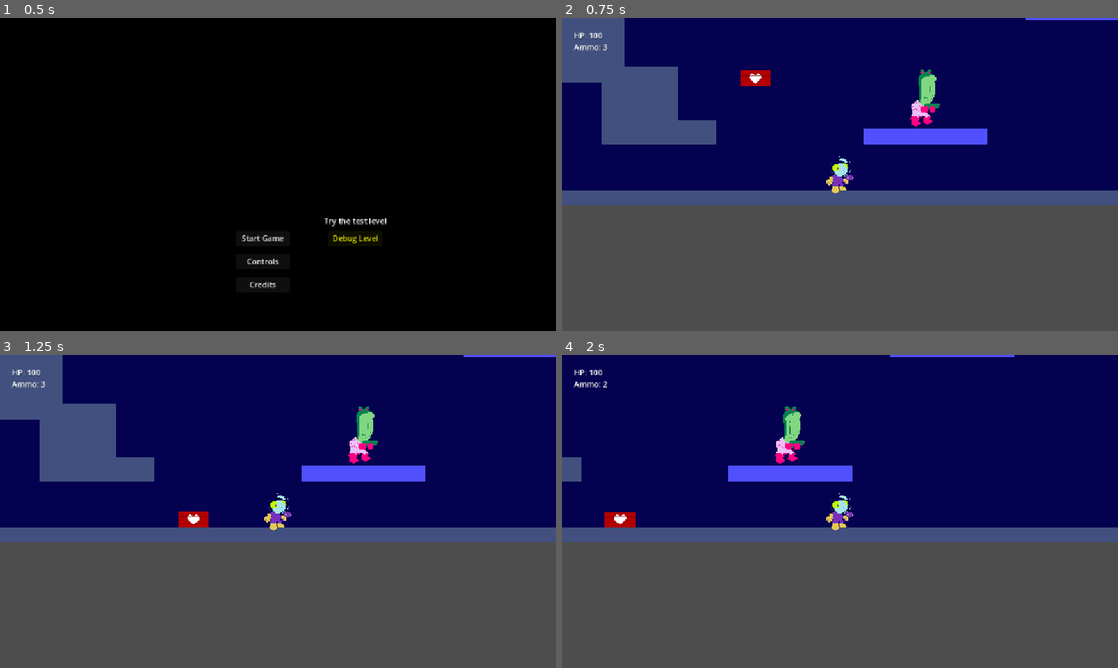
Above: before the commit, frames 1-4 (two rows, left to right).
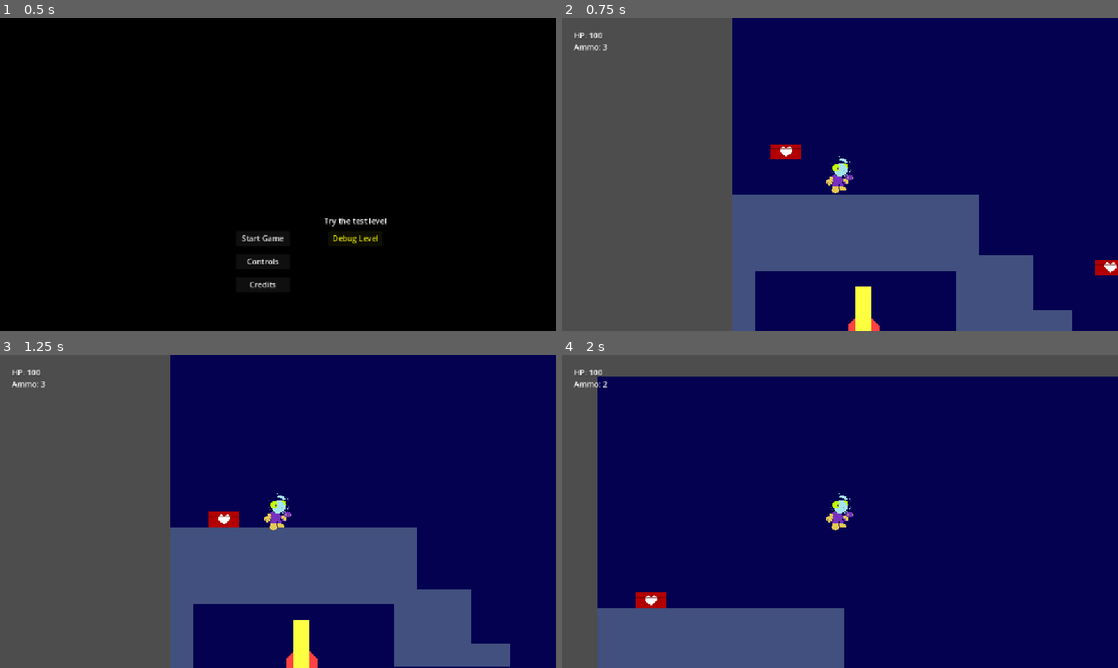
Above: after the commit, the same moments.

Repository: kv-mod3/FightClub-SpacePirates
Game: Godot game, scene res://levels/title_menu.tscn
Same seed, same stepped clock (60 frames per second), same inputs: the game is played once before the commit and once after it.
Inputs:
- Up to frame 1 (0.5 s): no input
- Up to frame 2 (0.75 s): click "Debug Level" at 0.5 s
- Up to frame 3 (1.25 s): no input
- Up to frame 4 (2 s): tap Enter (shoot) at 1.25, 1.35 s; hold D (right) from 1.28 s (still down); tap Space (jump) at 1.52 s

Frame 1 is identical in both runs. In frame 2, 50% of the frame differs, in the area x 0-100%, y 0-100%; in frame 3, 50%; in frame 4, 54%.

Commit message:
checkpoint finished + health item works

Diff:
--- a/project-space-pirates/global_scripts/scene_manager.gd
+++ b/project-space-pirates/global_scripts/scene_manager.gd
@@ -2,4 +2,4 @@
 
 # NOTE: Used for managing scenes.
 
-var current_checkpoint: String
+var respawn_location: Vector2
--- a/project-space-pirates/levels/level_debug.tscn
+++ b/project-space-pirates/levels/level_debug.tscn
@@ -63,13 +63,23 @@
 [node name="HealthItem2" parent="Objects" instance=ExtResource("4_ppha6")]
 position = Vector2(-584, -200)
 
+[node name="HealthItem3" parent="Objects" instance=ExtResource("4_ppha6")]
+position = Vector2(-568, 32)
+
+[node name="HealthItem4" parent="Objects" instance=ExtResource("4_ppha6")]
+position = Vector2(-448, 32)
+
+[node name="HealthItem5" parent="Objects" instance=ExtResource("4_ppha6")]
+position = Vector2(864, -80)
+
 [node name="Door" parent="Objects" instance=ExtResource("5_y1fpr")]
 position = Vector2(-504, 0)
 
 [node name="PlayerPlatformer" parent="." instance=ExtResource("1_75gwh")]
-position = Vector2(-160, 24)
+position = Vector2(-528, -176)
 
 [node name="CheckpointArea" parent="." instance=ExtResource("7_mywi7")]
 position = Vector2(-432, -176)
 
-[connection signal="died" from="PlayerPlatformer" to="CheckpointArea" method="_on_player_platformer_died"]
+[node name="CheckpointArea2" parent="." instance=ExtResource("7_mywi7")]
+position = Vector2(168, 16)
--- a/project-space-pirates/objects/level_objects/checkpoint_area.gd
+++ b/project-space-pirates/objects/level_objects/checkpoint_area.gd
@@ -1,32 +1,16 @@
 extends Area2D
 
 
-@export var checkpoint_name: String
 var is_activated: bool = false
+
 
 # Called when the node enters the scene tree for the first time.
 func _ready() -> void:
 	pass # Replace with function body.
 
 
-# Called every frame. 'delta' is the elapsed time since the previous frame.
-func _process(delta: float) -> void:
-	pass
-
-
 func _on_body_entered(body: Node2D) -> void:
 	if body is Player and not is_activated:
 		is_activated = true
-		SceneManager.current_checkpoint = checkpoint_name
-		print("Saved at a checkpoint.")
-
-
-func _on_player_platformer_died() -> void:
-	# NOTE: Works, but is NOT an efficient method because the "died" signal is sent out to ALL checkpoints in scene.
-	if SceneManager.current_checkpoint == checkpoint_name:
-		# TODO: Needs some way to grab the Player body.
-		# Player.global_position = self.global_position
-
-		# Resets health and ammo.
-		PlayerVariables.health = 100
-		PlayerVariables.ammo = 3
+		SceneManager.respawn_location = $RespawnMarker.global_position
+		print("SceneManager: Saved respawn location at ", SceneManager.respawn_location)
--- a/project-space-pirates/objects/level_objects/checkpoint_area.tscn
+++ b/project-space-pirates/objects/level_objects/checkpoint_area.tscn
@@ -3,7 +3,7 @@
 [ext_resource type="Script" uid="uid://t3fwce4m2p4e" path="res://objects/level_objects/checkpoint_area.gd" id="1_8rryw"]
 
 [sub_resource type="RectangleShape2D" id="RectangleShape2D_dbl76"]
-size = Vector2(32, 64)
+size = Vector2(32, 128)
 
 [node name="CheckpointArea" type="Area2D"]
 collision_layer = 0
@@ -11,6 +11,10 @@
 script = ExtResource("1_8rryw")
 
 [node name="CollisionShape2D" type="CollisionShape2D" parent="."]
+position = Vector2(0, -32)
 shape = SubResource("RectangleShape2D_dbl76")
+debug_color = Color(0.138323, 0.646102, 0, 0.42)
+
+[node name="RespawnMarker" type="Marker2D" parent="."]
 
 [connection signal="body_entered" from="." to="." method="_on_body_entered"]
--- a/project-space-pirates/objects/pickup_items/health_item.gd
+++ b/project-space-pirates/objects/pickup_items/health_item.gd
@@ -8,3 +8,9 @@
 	if not is_on_floor():
 		velocity += get_gravity() * delta
 	move_and_slide()
+
+
+func _on_touch_area_body_entered(body: Node2D) -> void:
+	if body is Player:
+		body.restore_health(HEALTH)
+		queue_free()
--- a/project-space-pirates/objects/pickup_items/health_item.tscn
+++ b/project-space-pirates/objects/pickup_items/health_item.tscn
@@ -1,9 +1,12 @@
-[gd_scene load_steps=3 format=3 uid="uid://dej7s7gmiss13"]
+[gd_scene load_steps=4 format=3 uid="uid://dej7s7gmiss13"]
 
 [ext_resource type="Script" uid="uid://5c37xl6jpk3w" path="res://objects/pickup_items/health_item.gd" id="1_ssjt5"]
 
 [sub_resource type="RectangleShape2D" id="RectangleShape2D_nkiqf"]
 size = Vector2(32, 16)
+
+[sub_resource type="RectangleShape2D" id="RectangleShape2D_lsu5i"]
+size = Vector2(16, 16)
 
 [node name="HealthItem" type="CharacterBody2D"]
 collision_layer = 16
@@ -24,3 +27,13 @@
 points = PackedVector2Array(-16, -3, 16, -3)
 width = 1.0
 default_color = Color(0.4, 0, 0, 0.521569)
+
+[node name="TouchArea" type="Area2D" parent="."]
+collision_layer = 16
+collision_mask = 4
+
+[node name="CollisionShape2D" type="CollisionShape2D" parent="TouchArea"]
+shape = SubResource("RectangleShape2D_lsu5i")
+debug_color = Color(9.62615e-08, 0.639275, 0.366989, 0.42)
+
+[connection signal="body_entered" from="TouchArea" to="." method="_on_touch_area_body_entered"]
--- a/project-space-pirates/objects/player/PlayerPlatformer/player_platformer.gd
+++ b/project-space-pirates/objects/player/PlayerPlatformer/player_platformer.gd
@@ -2,8 +2,6 @@
 extends CharacterBody2D
 
 # INFO: This is the player with platformer controls.
-
-signal died
 
 @export var move_speed: float = 200.0
 @export var jump_velocity: float = -400.0
@@ -14,17 +12,22 @@
 func _ready() -> void:
 	# Grabs the health in player_variables and replaces the placeholder in string (and formats it into an floored int).
 	$CanvasLayer/HealthLabel.text = "HP: %d" % PlayerVariables.health
-
 	# Alternative with same result:
 	# $CanvasLayer/HealthLabel.text = "HP: " + str(int(PlayerVariables.health))
 
+	SceneManager.respawn_location = global_position
+	print("SceneManager: Set initial respawn point to ", SceneManager.respawn_location)
+
 
 func _physics_process(delta: float) -> void:
-	if is_dying == true:
-		return
+	if is_dying == true: # Locks Player controls (including gravity).
+		return #Do not run any further code if true.
+
 	# NOTE: Remove debug control below.
 	if Input.is_action_just_pressed("up"):
 		PlayerVariables.health = 0
+		take_damage(0)
+
 	# Add the gravity.
 	if not is_on_floor():
 		velocity += get_gravity() * delta
@@ -100,13 +103,14 @@
 	# TODO Add knockback function here.
 	if PlayerVariables.health <= 0 and not is_dying:
 		death()
-		print("Player is dying.")
+		print("Player is playing dying animations.")
 
 
 func restore_health(health) -> void:
 	# TODO: Add sound effects.
 	PlayerVariables.health += health
 	$CanvasLayer/HealthLabel.text = "HP: %d" % PlayerVariables.health
+	green_text_blink($CanvasLayer/HealthLabel)
 	print("Player HP restored by %d" % health)
 	print("Current Player HP: ", PlayerVariables.health)
 
@@ -137,10 +141,20 @@
 	await get_tree().create_timer(0.2).timeout
 	label.label_settings.font_color = Color(1, 1, 1) # White font color.
 
+
 func death() -> void:
 	is_dying = true
 	# TODO: insert animations on this very line.
 	await get_tree().create_timer(3).timeout
-	died.emit() # Signals the checkpoint to respawn player.
+	global_position = SceneManager.respawn_location # Sets Player position to respawn location.
+
+	# Resets health and ammo.
+	PlayerVariables.health = 100
+	$CanvasLayer/HealthLabel.text = "HP: %d" % PlayerVariables.health
+	green_text_blink($CanvasLayer/HealthLabel)
+	PlayerVariables.ammo = 3
+	$CanvasLayer/AmmoLabel.text = "Ammo: %d" % PlayerVariables.ammo
+	green_text_blink($CanvasLayer/AmmoLabel)
+
 	print("Player has died.")
 	is_dying = false
